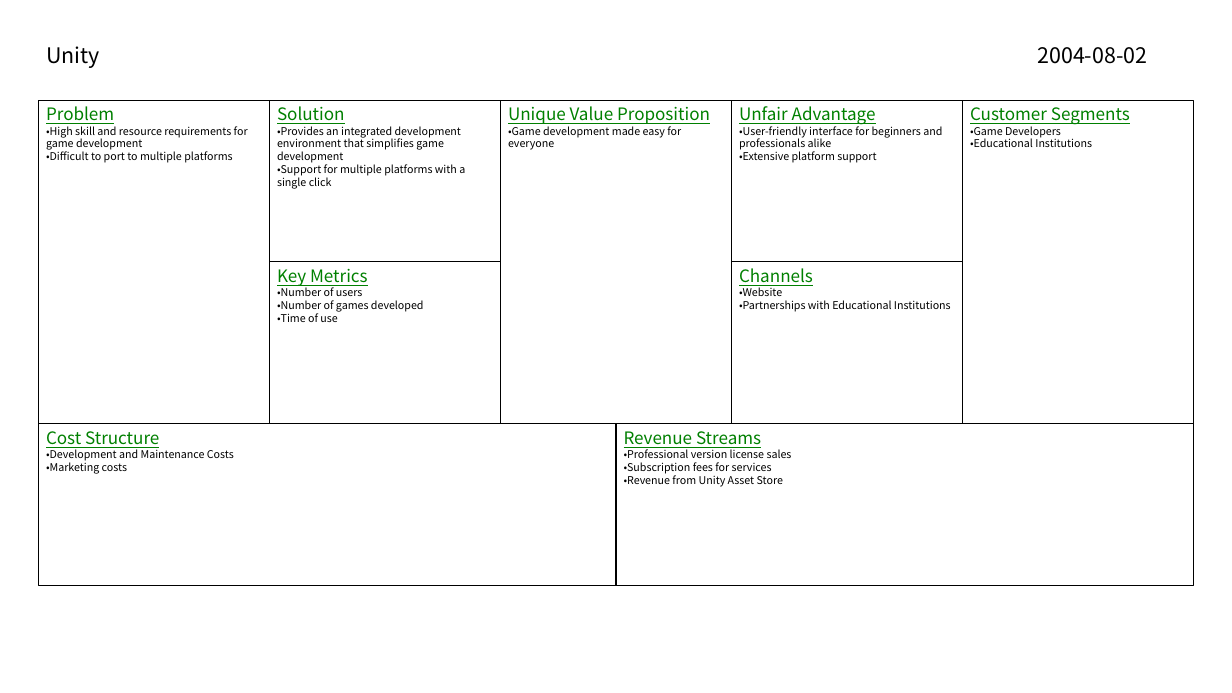
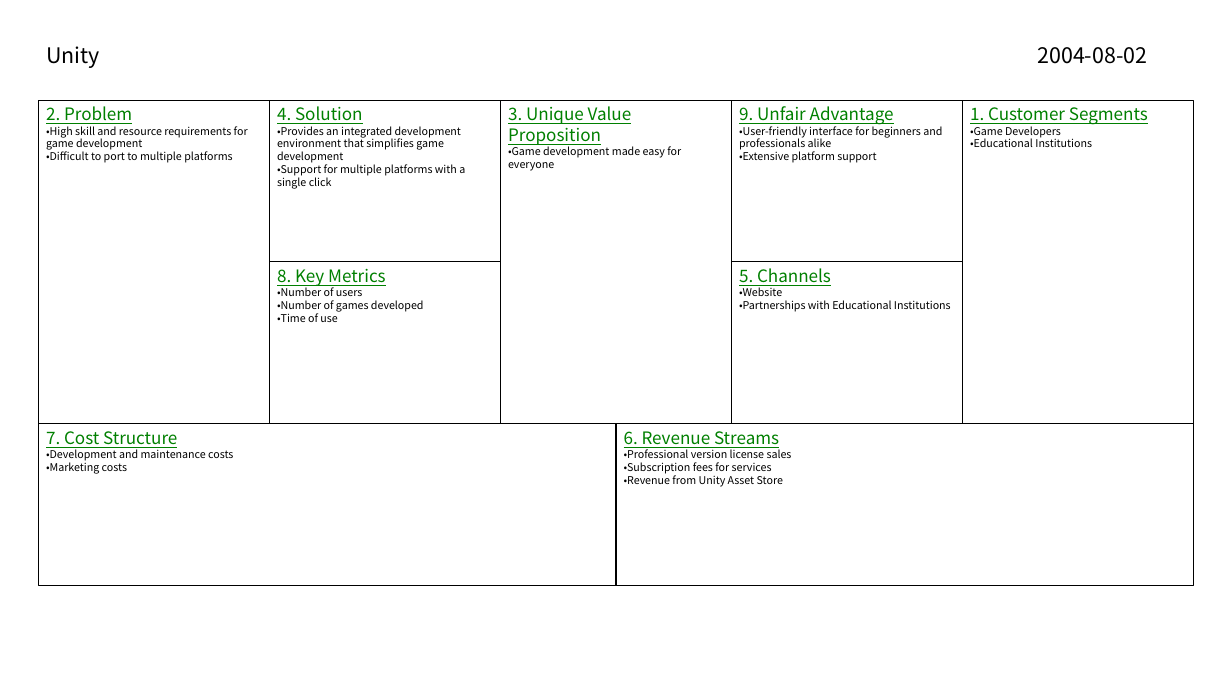
Before and after one commit to t0m0h1r0/LeanCanvas, a slide deck: slide 13 of sample_en.pptx. Drawn at 1232x693 pixels with LibreOffice and Linux fonts; fonts in the diff are those of the drawing. Boxes give left, top, right and bottom in pixels: in the first picture for what was removed or moved away, otherwise in the second. Text is boxed around its words. In the diff, an @@ line names an element or a change of style, - is before the commit and + after.

```diff
--- a/sample_en.pptx
+++ b/sample_en.pptx
@@ text in rectangle at [46,106,132,124]: text changed @@
-Problem
+2. Problem
@@ text in rectangle at [277,106,363,124]: text changed @@
-Solution
+4. Solution
@@ text in rectangle at [508,106,632,147]: text changed @@
-Unique Value Proposition
+3. Unique Value Proposition
@@ text in rectangle at [739,106,894,125]: text changed @@
-Unfair Advantage
+9. Unfair Advantage
@@ text in rectangle at [970,107,1148,125]: text changed @@
-Customer Segments
+1. Customer Segments
@@ text in rectangle at [277,269,386,288]: text changed @@
-Key Metrics
+8. Key Metrics
@@ text in rectangle at [739,268,831,288]: text changed @@
-Channels
+5. Channels
@@ text in rectangle at [46,431,233,461]: text changed @@
-Cost Structure
-•Development and Maintenance Costs
+7. Cost Structure
+•Development and maintenance costs
@@ text in rectangle at [624,431,779,450]: text changed @@
-Revenue Streams
+6. Revenue Streams
```
Also in this commit, not shown: 15 other slides changed, 3 other files.
